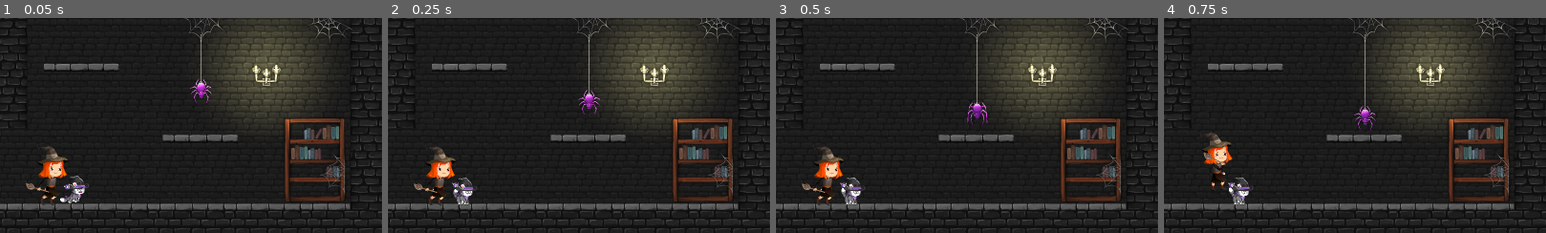
Above: before the commit, frames 1-4 (left to right).
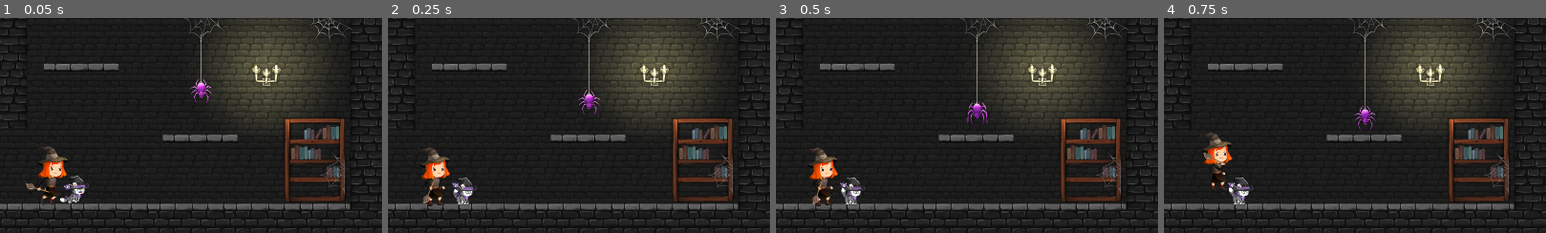
Above: after the commit, the same moments.

Repository: stellar-flame/cauldron
Game: Godot game, scene res://platformer/door_1/scene_1.tscn
Two runs of this game, one before a commit and one after it. Both use one fixed random seed, a clock stepped at 60 frames per second and the inputs below.
Inputs:
- Up to frame 1 (0.05 s): no input
- Up to frame 2 (0.25 s): no input
- Up to frame 3 (0.5 s): no input
- Up to frame 4 (0.75 s): tap Enter (luna_jump) at 0.5 s; hold Right (luna_right) from 0.53 s (still down); tap E (luna_attack) at 0.6 s
The pictures show only the part of the screen within x 0-50%, y 50-100%; the shares and areas given below are measured in that part.

Frame 1 is identical in both runs. In frame 2, 1.2% of the frame differs, in the area x 6-18%, y 60-88%; in frame 3, 1.2%; in frame 4, nothing differs.

Commit message:
Naming Conventions

Diff:
--- a/platformer/characters/luna/luna.gd
+++ b/platformer/characters/luna/Luna.gd
@@ -43,7 +43,7 @@
 	sprite.update_animation(direction, is_on_floor())
 	sprite.update_facing_direction(direction)
 
-func take_damage(damage :int):
+func take_damage(damage):
 	if (health.current_health > 0):
 		sprite.take_damage()
 		health.reduce_health(damage)
--- a/platformer/characters/luna/luna.tscn
+++ b/platformer/characters/luna/luna.tscn
@@ -32,20 +32,6 @@
 
 [sub_resource type="SpriteFrames" id="SpriteFrames_cii11"]
 animations = [{
-"frames": [{
-"duration": 1.0,
-"texture": ExtResource("8_l8v0y")
-}, {
-"duration": 1.0,
-"texture": ExtResource("9_n32sg")
-}, {
-"duration": 1.0,
-"texture": ExtResource("10_mq2su")
-}],
-"loop": true,
-"name": &"(",
-"speed": 5.0
-}, {
 "frames": [{
 "duration": 1.0,
 "texture": ExtResource("3_oug56")
@@ -105,6 +91,20 @@
 }, {
 "frames": [{
 "duration": 1.0,
+"texture": ExtResource("8_l8v0y")
+}, {
+"duration": 1.0,
+"texture": ExtResource("9_n32sg")
+}, {
+"duration": 1.0,
+"texture": ExtResource("10_mq2su")
+}],
+"loop": true,
+"name": &"idle",
+"speed": 5.0
+}, {
+"frames": [{
+"duration": 1.0,
 "texture": ExtResource("11_agkt0")
 }],
 "loop": false,
@@ -150,7 +150,7 @@
 position = Vector2(-4.4125, 0)
 scale = Vector2(0.13, 0.13)
 sprite_frames = SubResource("SpriteFrames_cii11")
-animation = &"("
+animation = &"idle"
 script = ExtResource("25_5l2ur")
 
 [connection signal="animation_finished" from="AnimatedSprite2D" to="AnimatedSprite2D" method="_on_animation_finished"]
--- a/platformer/characters/stella/stella.gd
+++ b/platformer/characters/stella/Stella.gd
@@ -72,6 +72,6 @@
 		else:
 			hit_area_right.set_hit_area_disabled(false)
 
-func take_damage():
+func take_damage(damage):
 	sprite.play("get_hit")
 	animation_blocked = true
--- a/platformer/enemies/spider/Web.gd
+++ /dev/null
@@ -1,17 +0,0 @@
-extends Line2D
-
-var is_swaying = false
-var sway_speed = 2.0
-var sway_magnitude = 20.0
-var time_passed = 0.0
-
-func _process(delta):
-	if is_swaying:
-		time_passed += delta
-		var new_points = points.duplicate()
-		new_points[1].x = sway_magnitude * sin(time_passed * sway_speed)
-		points = new_points
-
-
-func sway():
-	is_swaying = true
--- a/platformer/scene_parts/ledge.tscn
+++ /dev/null
@@ -1,10 +0,0 @@
-[gd_scene load_steps=2 format=3 uid="uid://d36t4r7auaere"]
-
-[ext_resource type="TileSet" uid="uid://cg2yde3v7lisc" path="res://platformer/scene_parts/wall.tres" id="1_kp8ke"]
-
-[node name="Node2D" type="Node2D"]
-
-[node name="TileMap" type="TileMap" parent="."]
-tile_set = ExtResource("1_kp8ke")
-format = 2
-layer_0/tile_data = PackedInt32Array(196609, 0, 3, 196610, 65536, 3, 196611, 131072, 3, 196612, 196608, 3, 131071, 65539, 0, 65536, 131075, 0, 65537, 196611, 0, 65535, 65540, 0, 0, 131076, 0, 1, 196612, 0, 4, 65536, 1, 65540, 65539, 0, 5, 131072, 1, 65541, 131075, 0, 6, 196608, 1, 65542, 196611, 0, -65532, 196610, 3, -65531, 262146, 3, -65530, 327682, 3, 393219, 196610, 3, 393220, 262146, 3, 393221, 327682, 3, 393218, 131074, 3, 458756, 131072, 1, 524292, 131076, 0, 458757, 196608, 1, 524293, 196612, 0, 524291, 65540, 0)
--- a/platformer/scene_parts/sub_viewport.tscn
+++ /dev/null
@@ -1,10 +0,0 @@
-[gd_scene load_steps=2 format=3 uid="uid://bkjqi8pmw1wt"]
-
-[ext_resource type="TileSet" uid="uid://cg2yde3v7lisc" path="res://platformer/scene_parts/wall.tres" id="1_88gs6"]
-
-[node name="SubViewport" type="SubViewport"]
-
-[node name="TileMap" type="TileMap" parent="."]
-tile_set = ExtResource("1_88gs6")
-format = 2
-layer_0/tile_data = PackedInt32Array(65536, 131072, 1, 131072, 131072, 2, 196608, 131072, 3, 1, 196608, 0, 65537, 196608, 1, 131073, 196608, 2, 196609, 196608, 3, 0, 131072, 0)
--- a/platformer/scene_parts/wall.tres
+++ /dev/null
@@ -1,94 +0,0 @@
-[gd_resource type="TileSet" load_steps=12 format=3 uid="uid://cg2yde3v7lisc"]
-
-[ext_resource type="Texture2D" uid="uid://km0f1grpu8cv" path="res://assets/Non-Tiles/Column1.png" id="1_q4cl7"]
-[ext_resource type="Texture2D" uid="uid://bbiykfxs0ty45" path="res://assets/Homemade/Top_layer_bricks.png" id="2_68ocr"]
-[ext_resource type="Texture2D" uid="uid://dri6tjkm83wkm" path="res://assets/Tiles/Bricks1.png" id="2_sijhh"]
-[ext_resource type="Texture2D" uid="uid://0rff55077erq" path="res://assets/Non-Tiles/Platform1.png" id="3_jk7tv"]
-[ext_resource type="Texture2D" uid="uid://dhuxbv57nblqe" path="res://assets/Non-Tiles/Platform-SHORT1.png" id="4_ifa3a"]
-
-[sub_resource type="TileSetAtlasSource" id="TileSetAtlasSource_7m66l"]
-texture = ExtResource("1_q4cl7")
-texture_region_size = Vector2i(64, 64)
-0:0/0 = 0
-1:0/0 = 0
-2:0/0 = 0
-3:0/0 = 0
-0:1/0 = 0
-1:1/0 = 0
-2:1/0 = 0
-3:1/0 = 0
-0:2/0 = 0
-1:2/0 = 0
-2:2/0 = 0
-3:2/0 = 0
-0:3/0 = 0
-1:3/0 = 0
-2:3/0 = 0
-3:3/0 = 0
-
-[sub_resource type="TileSetAtlasSource" id="TileSetAtlasSource_g6o4a"]
-texture = ExtResource("2_sijhh")
-texture_region_size = Vector2i(64, 64)
-0:0/0 = 0
-1:0/0 = 0
-2:0/0 = 0
-3:0/0 = 0
-0:1/0 = 0
-1:1/0 = 0
-2:1/0 = 0
-3:1/0 = 0
-0:2/0 = 0
-1:2/0 = 0
-2:2/0 = 0
-3:2/0 = 0
-0:3/0 = 0
-1:3/0 = 0
-2:3/0 = 0
-3:3/0 = 0
-
-[sub_resource type="TileSetAtlasSource" id="TileSetAtlasSource_axgk1"]
-texture = ExtResource("2_68ocr")
-separation = Vector2i(0, 4)
-texture_region_size = Vector2i(64, 64)
-2:3/0 = 0
-3:3/0 = 0
-4:3/0 = 0
-5:3/0 = 0
-2:4/0 = 0
-3:4/0 = 0
-4:4/0 = 0
-5:4/0 = 0
-
-[sub_resource type="TileSetAtlasSource" id="TileSetAtlasSource_l80tg"]
-texture = ExtResource("3_jk7tv")
-margins = Vector2i(0, 17)
-texture_region_size = Vector2i(64, 64)
-3:0/0 = 0
-2:0/0 = 0
-1:0/0 = 0
-0:0/0 = 0
-
-[sub_resource type="TileSetAtlasSource" id="TileSetAtlasSource_57q86"]
-texture = ExtResource("3_jk7tv")
-margins = Vector2i(0, 28)
-texture_region_size = Vector2i(64, 53)
-3:0/0 = 0
-2:0/0 = 0
-1:0/0 = 0
-0:0/0 = 0
-
-[sub_resource type="TileSetAtlasSource" id="TileSetAtlasSource_n3834"]
-texture = ExtResource("4_ifa3a")
-margins = Vector2i(0, 17)
-texture_region_size = Vector2i(64, 64)
-1:0/0 = 0
-0:0/0 = 0
-
-[resource]
-tile_size = Vector2i(64, 64)
-sources/0 = SubResource("TileSetAtlasSource_7m66l")
-sources/2 = SubResource("TileSetAtlasSource_axgk1")
-sources/3 = SubResource("TileSetAtlasSource_l80tg")
-sources/4 = SubResource("TileSetAtlasSource_57q86")
-sources/5 = SubResource("TileSetAtlasSource_n3834")
-sources/1 = SubResource("TileSetAtlasSource_g6o4a")
Not shown: 1 places in platformer/scene_parts/Table.tscn that only renumber resources
